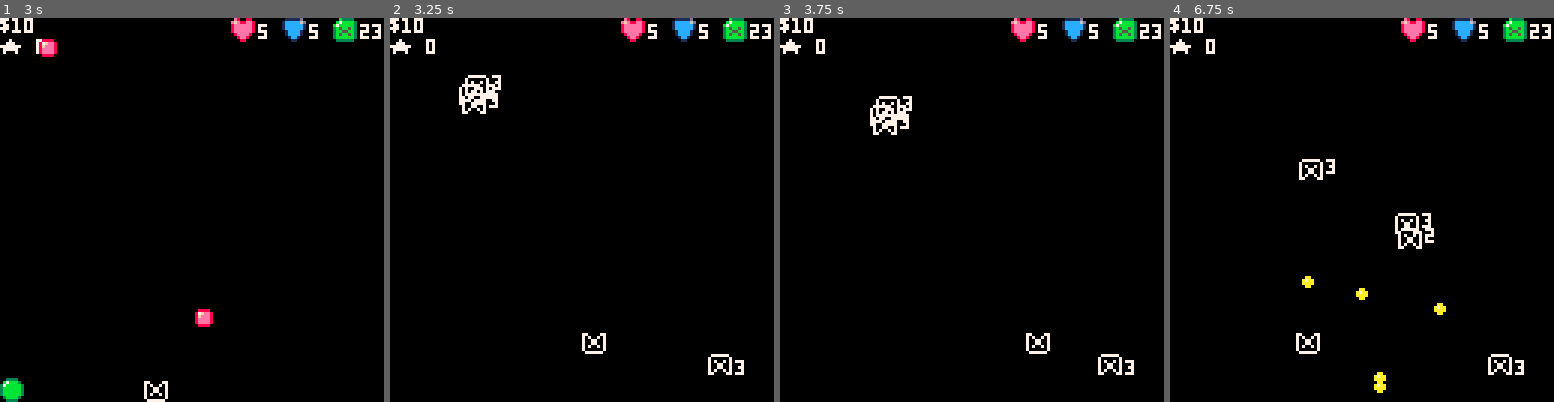
Above: before the commit, frames 1-4 (left to right).
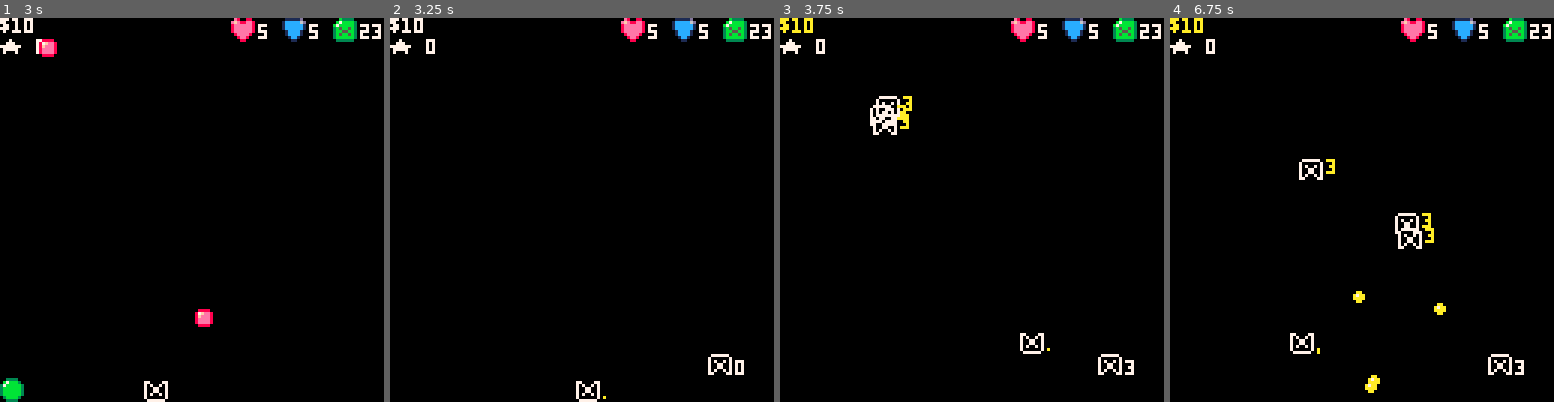
Above: after the commit, the same moments.

Repository: NinetiesPaul/Orion-s-Defender
Game: PICO-8 cartridge orionsdefender.p8
Two runs of this game, one before a commit and one after it. Both use one fixed random seed, a clock stepped at 60 frames per second and the inputs below.
Inputs:
- Up to frame 1 (3 s): tap O (Z key) at 0.33, 0.7, 1.43, 2.22 s; tap X (X key) at 1.07, 2.07, 2.4, 2.73 s; hold Left 1.97-2.37 s; hold Down 2.42-2.82 s; hold Right from 2.87 s (still down)
- Up to frame 2 (3.25 s): keep holding Right; tap X (X key) at 3.07 s; tap O (Z key) at 3.1 s
- Up to frame 3 (3.75 s): tap X (X key) at 3.4, 3.73 s; release Right at 3.53 s; hold Up from 3.58 s (still down)
- Up to frame 4 (6.75 s): tap O (Z key) every 0.88 s from 3.98 to 6.63 s; tap X (X key) every 0.33 s from 4.07 to 6.73 s; release Up at 4.08 s; hold Right 4.13-4.53 s; hold Down 4.58-5.08 s; hold Left 5.13-5.8 s; hold Up 5.85-6.18 s; hold Left 6.23-6.63 s; hold Down from 6.68 s (still down)

Frame 1 is identical in both runs. In frame 2, 1.0% of the frame differs, in the area x 17-92%, y 14-100%; in frame 3, 0.6%; in frame 4, 1.0%.

Commit message:
added restart from game over code; implemented cool down rate; lacking implement cool down representation

Diff:
--- a/orionsdefender.p8
+++ b/orionsdefender.p8
@@ -1,7 +1,7 @@
 pico-8 cartridge // http://www.pico-8.com
 version 29
 __lua__
---general code
+-- general code
 
 function _init()
 	-- encounters variable
@@ -25,19 +25,20 @@
 	}
 	threat_y = 1
 	views = {
-	1, -- 1 world
-	2, -- 2 battle
-	3, -- 3 rewards
-	4, -- 4 store
-	5 -- 5 game over
+		1, -- 1 world
+		2, -- 2 battle
+		3, -- 3 rewards
+		4, -- 4 store
+		5 -- 5 game over
 	}
 	-- general purpose variables
 	score = 0
 	difficulty = 1
 	clock = 0
 	current_view = views[1]
-	rewards = false
 	rewards_given = false
+	r_fuel = 0
+	r_scraps = 0
 	-- player variables
 	scraps = 10
 	ship_spr = 017
@@ -55,7 +56,8 @@
 	health = current_max_health
 	armor = current_max_armor
 	bullet_damage = current_stat_gun_lvl
-	bullet_cooldown = 3
+	bullet_cooldown = 0
+	bullet_cooldown_rate = 3
 	bullets = {}
 	-- store variables
 	shop_selector_spr = {002,018,034}
@@ -93,13 +94,13 @@
 
   spr(ship_spr,ship_x,ship_y)
 
+  draw_cooldown()
   foreach(enemies, draw_enemy)
   foreach(enemy_bullets, draw_enemy_bullet)
   foreach(bullets, draw_bullet)
  end
 
- if current_view == 3 and rewards_given == true then
-  cls()
+ if current_view == 3 then
   destroy()
 
   print("you've won!", 40,64)
@@ -130,47 +131,52 @@
  end
 
  if current_view == 5 then
-  cls()
   destroy()
 
   print("game over",44,64)
   if (health <= 0) print("you were destroyed",54,72)
   if (fuel <= 0) print("you ran out of fuel",34,72)
- print("press z or x to restart", 18, 104)
+ 	print("press z or x to restart", 18, 104)
  end
 end
 
 function _update()
  clock+=1
  move()
- fire()
  update_threat()
 
- if (current_view == 1) fuel-=fuel_comsumption
- if (clock % 30 == 0 and current_view == 1) create_encounter()
- foreach(enemies, move_enemy)
+ if current_view == 1 then
+  fuel -= fuel_comsumption
+  if (clock % 30 == 0) create_encounter()
+ end
+ if current_view == 2 then
+ 	if (enemy_count == 0)	start_battle()
+ 	if (bullet_cooldown == 0) fire()
+  if clock % 30 == 0 and bullet_cooldown != 0 then
+ 		bullet_cooldown -= 1
+ 	end
+ end
+ if current_view == 3 then
+ 	rewards()
+	end
+	if current_view == 4 then
+		nav_store()
+	end
+	if current_view == 5 then
+		restart_from_gameover()
+	end
+	if current_view != 1 then
+		encounters = {}
+	end
+
+	foreach(enemies, move_enemy)
  foreach(bullets, move_bullet)
  foreach(enemy_bullets, move_enemy_bullet)
  foreach(encounters, move_encounter)
- if (current_view == 2 and enemy_count == 0) start_battle()
- if current_view == 3 then
- 	if (rewards_given == false) give_rewards()
-		if (rewards_given == true) restart()
-	end
-	if current_view == 4 then
-		nav_store()
-	end
-	if current_view != 1 then
-		encounters = {}
-	end
-	if current_view == 5 then
-		restart_from_gameover()
-	end
 end
 
 function start_battle()
- enemy_count = flr(rnd(6)) + 1
- enemy_count = enemy_count * difficulty
+ enemy_count = flr(rnd(3)) + 1 * difficulty
 
  for enemy_count = enemy_count,0,-1 do
   local enemy = {}
@@ -196,20 +202,20 @@
  end
 end
 
-function give_rewards()
- x = difficulty * flr(rnd(5)) + 1
- fuel += x
- r_fuel = x
- scraps_reward = x * 10
- scraps += scraps_reward
- r_scraps = scraps_reward
- rewards_given = true
-end
-
-function restart()
- if btnp(4) or btnp(5) and current_view == 3 then
-  current_view = views[1]
-  rewards_given = false
+function rewards()
+	if rewards_given == false then
+	 x = difficulty * flr(rnd(5)) + 1
+	 fuel += x
+	 r_fuel = x
+	 scraps_reward = x * 10
+	 scraps += scraps_reward
+	 r_scraps = scraps_reward
+	 rewards_given = true
+	else
+		if btnp(4) or btnp(5) then
+	  current_view = views[1]
+	  rewards_given = false
+	 end
  end
 end
 
@@ -265,7 +271,7 @@
  end
 end
 -->8
---encounters
+-- encounters
 
 function create_encounter()
  local encounter = {}
@@ -303,15 +309,20 @@
  	del(encounters,e)
  end
 end
+
+function draw_cooldown()
+	pos_cdb_ship_y = ship_y + 6
+	line(ship_x+9,pos_cdb_ship_y,ship_x+9,pos_cdb_ship_y+bullet_cooldown,10)
+end
 -->8
---player
+-- player
 
 function fire()
- if btnp(4) and
-    current_view == 2 then
+ if btnp(4) then
   local bullet = {}
   bullet.x = ship_x
   bullet.y = ship_y - 8
+  bullet_cooldown = bullet_cooldown_rate
   add(bullets, bullet)
  end
 end
@@ -350,7 +361,7 @@
  --if (btn(3) and ship_y < 120) ship_y+=2
 end
 -->8
---enemies
+-- enemies
 
 function create_enemy_bullet(e)
  for e in all(enemies) do
